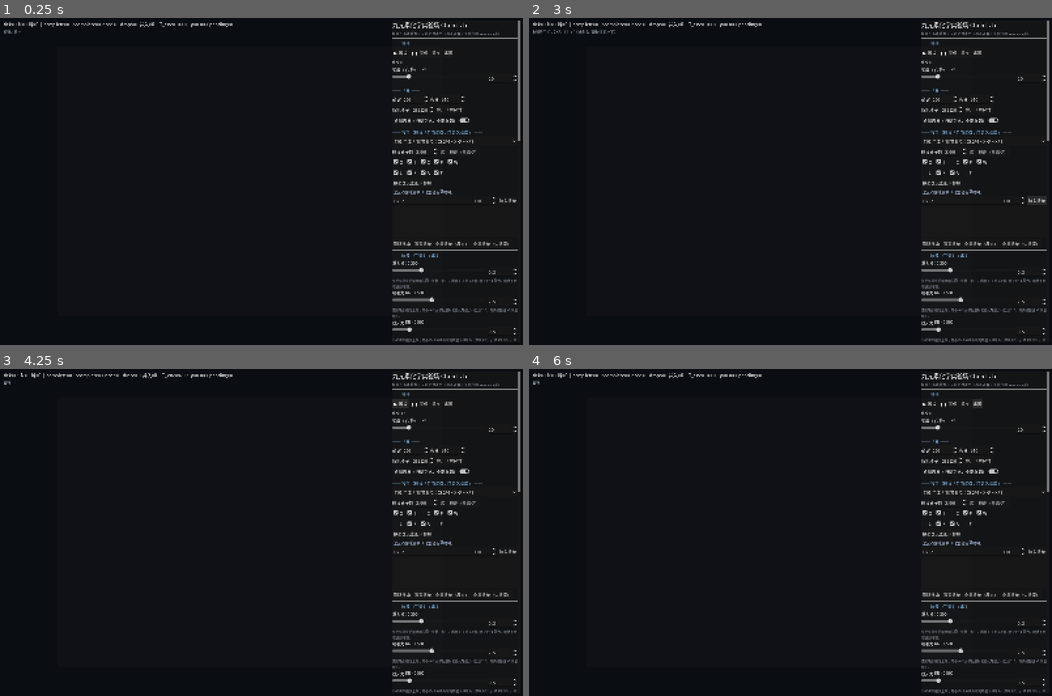
Above: before the commit, frames 1-4 (two rows, left to right).
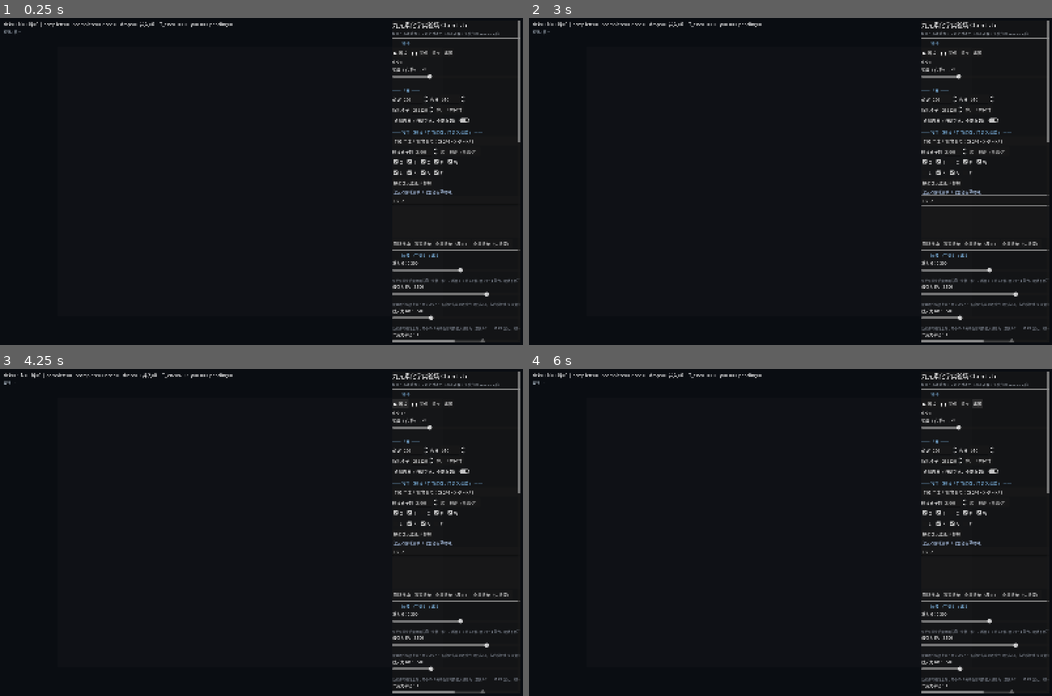
Above: after the commit, the same moments.

Repository: fpg9999/alchemy
Game: Godot game, scene res://main.tscn
The game is run twice, just before and just after one commit, with the same random seed, the same clock (stepped at 60 frames per second) and the same inputs.
Inputs (mouse positions are in pixels of both pictures, inside the frame that each line leads up to):
- Up to frame 1 (0.25 s): no input
- Up to frame 2 (3 s): click "C" at 0.5 s; click "L" at 1.25 s; click "F" at 2 s; click (1036, 201) at 2.75 s, where only the run before the commit has a clickable "加入清单"
- Up to frame 3 (4.25 s): click "▶ 播放" at 3.5 s
- Up to frame 4 (6 s): click "❚❚ 暂停" at 4.25 s; click "单步" at 5 s; click "重置" at 5.75 s

The runs differ from the first frame. In frame 1, 1.3% of the frame differs, in the area x 75-100%, y 6-100%; in frame 2, 1.6%, in the area x 1-100%, y 3-100%; in frame 3, 1.3%; in frame 4, 1.3%.

Commit message:
ChemLab: 去布朗运动 + 反应概率到100% + 温度维度改为可调权重（C=-1/L=1/F=2，面板可改）

Diff:
--- a/godot/chem_lab/scripts/main.gd
+++ b/godot/chem_lab/scripts/main.gd
@@ -48,6 +48,7 @@
 var _selftest := false
 var _selftest_ticks := 0
 var _panel_node: PanelContainer
+var panel_scroll: ScrollContainer
 var panel: PanelContainer
 var _frames := 0
 var elem_checks := {}
@@ -110,6 +111,7 @@
 	_layout_ui()
 
 	var scroll := ScrollContainer.new()
+	panel_scroll = scroll
 	panel.add_child(scroll)
 	var v := VBoxContainer.new()
 	v.custom_minimum_size = Vector2(372, 0)
@@ -243,8 +245,6 @@
 		"双方净力 w 都 ≥ 该值时，两个相邻分子被'粘附锁'锁住（只锁相对位置，不是化学键）。")
 	_slider(v, "lock_r", "锁断裂距离", 1, 5, 1, sim.p["lock_r"], func(x): pass,
 		"被锁住的伙伴距离超过该值时锁失效（默认 2 格）。")
-	_slider(v, "brown", "布朗概率", 0, 0.3, 0.005, sim.p["brown"], func(x): pass,
-		"受力很小时，每拍随机走一格的概率（0.04 = 4%）。")
 	_slider(v, "mob_gas", "气态迁移率", 0, 1.5, 0.05, sim.p["mob_gas"], func(x): pass,
 		"物态=气 的分子响应合力的概率倍率（1.0 = 完全响应）。")
 	_slider(v, "mob_liq", "液态迁移率", 0, 1.5, 0.05, sim.p["mob_liq"], func(x): pass,
@@ -254,6 +254,20 @@
 
 	# 温度
 	_section(v, "温度（分子热值 + 环境温度场）")
+	var hw_row := HBoxContainer.new()
+	v.add_child(hw_row)
+	hw_row.add_child(_mk_label("热值权重 C / L / F："))
+	var wC := _spin(hw_row, -4, 4, 0.5, float(sim.p["heat_w"]["C"]), 1, 62)
+	var wL := _spin(hw_row, -4, 4, 0.5, float(sim.p["heat_w"]["L"]), 1, 62)
+	var wF := _spin(hw_row, -4, 4, 0.5, float(sim.p["heat_w"]["F"]), 1, 62)
+	var hw_btn_row := HBoxContainer.new()
+	v.add_child(hw_btn_row)
+	_btn(hw_btn_row, "应用热值权重（重算所有分子 heat）", func():
+		sim.p["heat_w"] = {"C": float(wC.value), "L": float(wL.value), "F": float(wF.value)}
+		sim.recompute_heat()
+		_status("热值权重 = C %.1f / L %.1f / F %.1f（heat = Σ w·n，可为负）" % [wC.value, wL.value, wF.value])
+	)
+	v.add_child(_mk_label("heat = wC·n_C + wL·n_L + wF·n_F；默认 C=-1（冰）、L=1（电）、F=2（焰）。改数值后点“应用热值权重”，所有分子热值立即重算。"))
 	_slider(v, "T0", "初始温度 T0", 0, 1200, 10, sim.p["T0"], func(x): pass,
 		"第 0 拍的环境温度；会按 exp 曲线降到 T_end。")
 	_slider(v, "T_end", "终温 T_end", 0, 400, 1, sim.p["T_end"], func(x): pass,
@@ -275,8 +289,8 @@
 
 	# 反应
 	_section(v, "反应（resolve 完全 / 不完全）")
-	_slider(v, "p_react", "反应概率/接触", 0, 0.2, 0.002, sim.p["p_react"], func(x): pass,
-		"每个相邻对每拍触发一次 resolve 的概率（0.02 = 2%）。")
+	_slider(v, "p_react", "反应概率/接触", 0, 1.0, 0.01, sim.p["p_react"], func(x): pass,
+		"每个相邻对每拍触发一次 resolve 的概率（0~1；1.0 = 只要温度和 cap 满足，每次接触必反应）。")
 	_slider(v, "react_margin", "温度门槛余量", 0, 20, 0.5, sim.p["react_margin"], func(x): pass,
 		"触发反应要求 局部温度 ≥ c_A+c_B+余量；余量越大越难反应。")
 	_slider(v, "cap", "反应原子上限 cap", 4, 80, 1, sim.p["cap"], func(x): pass,
@@ -603,10 +617,17 @@
 	if _shot_mode and _frames == 60:
 		var img := get_viewport().get_texture().get_image()
 		if img == null:
-			print("[shot] get_image() 返回 null（headless 模式不支持截图，请用 --screenshot 不加 --headless 运行）")
+			print("[shot] get_image() 返回 null（headless 模式不支持截图）")
+			get_tree().quit()
 		else:
 			img.save_png("res://screenshot_check.png")
 			_status("已保存 screenshot_check.png")
+		if panel_scroll:
+			panel_scroll.scroll_vertical = 430
+	if _shot_mode and _frames == 64:
+		var img2 := get_viewport().get_texture().get_image()
+		if img2 != null:
+			img2.save_png("res://screenshot_bottom.png")
 		get_tree().quit()
 	if running and tick_done % 3 == 0:
 		chart_ticks += 1
@@ -705,11 +726,13 @@
 		info_label.text = "查不到 %s" % f
 		return
 	var a: Dictionary = d.get("attrs", {})
-	info_label.text = "%s：%d 原子，k=%d 骨架格，A=%.2f D=%.2f 吸引半径=%d 排斥半径=%d 热值=%d 格子=%s（质量 %.2f / 物态 %.2f / 温度 %.2f）" % [
+	var hw: Dictionary = sim.p.get("heat_w", {})
+	info_label.text = "%s：%d 原子，k=%d 骨架格，A=%.2f D=%.2f 吸引半径=%d 排斥半径=%d 热值=%d（权重 C=%.1f L=%.1f F=%.1f） 格子=%s（质量 %.2f / 物态 %.2f）" % [
 		f, int(d.get("natoms", 0)), int(d.get("k", 1)), float(d.get("A", 0.0)),
 		float(d.get("D", 0.0)), int(d.get("ratt", 1)), int(d.get("rrep", 1)),
-		int(d.get("heat", 0)), String(d.get("cell", "")),
-		float(a.get("mass", 0.0)), float(a.get("state", 0.0)), float(a.get("temperature", 0.0))]
+		int(d.get("heat", 0)), float(hw.get("C", 0.0)), float(hw.get("L", 0.0)), float(hw.get("F", 0.0)),
+		String(d.get("cell", "")),
+		float(a.get("mass", 0.0)), float(a.get("state", 0.0))]
 
 # ---------------- 投料 ----------------
 func _toggle_play() -> void:
--- a/godot/chem_lab/scripts/sim.gd
+++ b/godot/chem_lab/scripts/sim.gd
@@ -30,7 +30,7 @@
 	"KA": 2.5, "KR": 0.5,
 	"force_r": 3,
 	"lock_w": 1.0, "lock_r": 2,
-	"brown": 0.04,
+	"heat_w": {"C": -1.0, "L": 1.0, "F": 2.0},
 	"mob_gas": 1.0, "mob_liq": 0.60, "mob_solid": 0.25,
 	"p_react": 0.02,
 	"react_margin": 0.0,
@@ -84,12 +84,30 @@
 		d["ratt"] = int(d.get("ratt", 1))
 		d["rrep"] = int(d.get("rrep", 1))
 		d["k"] = int(d.get("k", 1))
-		d["heat"] = int(d.get("heat", 0))
+		d["heat"] = _heat_of(d.get("comp", {}), p["heat_w"])
 		d["c"] = int(d.get("c", max(1, int(d.get("natoms", 1)) - 1)))
 		d["attrs"] = d.get("attrs", {"mass": 2.0, "state": 1.0, "temperature": 1.0})
 		info_cache[f] = d
 		return d
 	return {}
+
+## 温度维度权重：heat = wC·n_C + wL·n_L + wF·n_F（默认 C=-1, L=1, F=2；可调）
+func _heat_of(comp: Dictionary, w: Dictionary) -> int:
+	return int(round(float(w.get("C", 0.0)) * int(comp.get("C", 0)) +
+			float(w.get("L", 0.0)) * int(comp.get("L", 0)) +
+			float(w.get("F", 0.0)) * int(comp.get("F", 0))))
+
+## 修改热值权重后调用：刷新类型缓存与所有分子的 heat（负热值允许）
+func recompute_heat() -> void:
+	for f in info_cache.keys():
+		var d: Dictionary = info_cache[f]
+		d["heat"] = _heat_of(d.get("comp", {}), p["heat_w"])
+	for m in mols:
+		if m["dead"]:
+			continue
+		var d2: Dictionary = info_cache.get(m["f"], {})
+		if not d2.is_empty():
+			m["heat"] = int(d2["heat"])
 
 func shape_of(k: int) -> Array:
 	if k <= 1:
@@ -410,9 +428,6 @@
 		var f := force_on(id)
 		var mag := f.length()
 		if mag < 0.02:
-			# 布朗
-			if rng.randf() < float(p["brown"]):
-				try_move(id, DIRS8[rng.randi() % 8])
 			continue
 		var best := Vector2i(0, 0)
 		var bestdot: float = -1.0
Binary file changed: godot/chem_lab/preview.png
Not shown, changed: godot/chem_lab/docs/CHEMLAB_PARAMS.md
